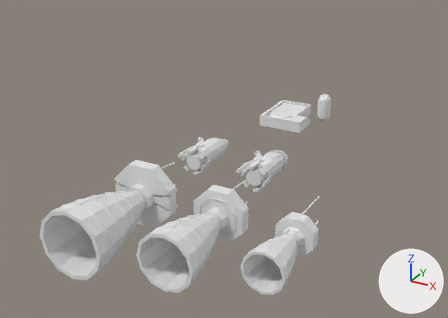
The Blender file Assets/BlenerFiles/Placeables.blend, before and after one commit.
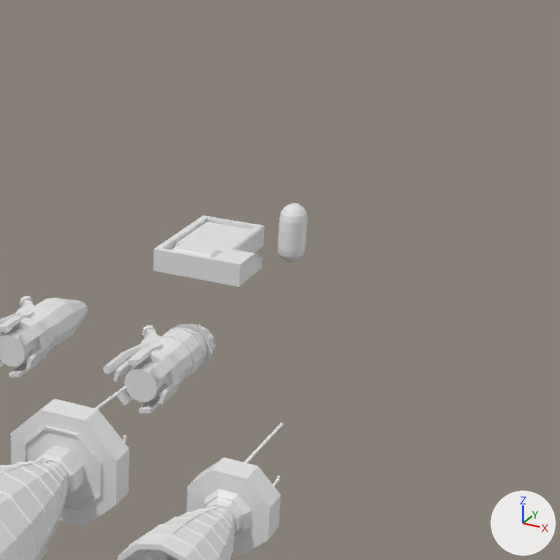
Each version appears first whole from a camera (50 mm lens) standing at (16.5, -59.0, 15.3) and looking at (-3.3, -22.9, -2.7), and next in a close-up on the part from 42% to 100% of the width and 0% to 82% of the height. Arrows for +X, +Y and +Z are at lower right; the lights stay in place.

In view in the first close-up: 'Bed 1', 'Cylinder', 'MK1 Fuel Injector', 'MK2 Fuel Injector', 'Orion Medium Engine Bell', 'Orion Small Engine Bell '.
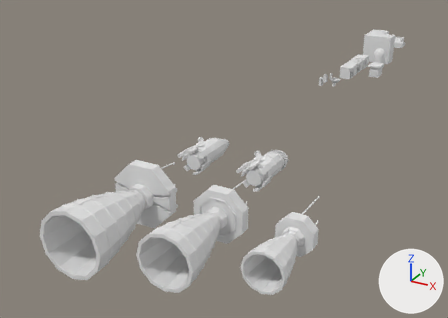
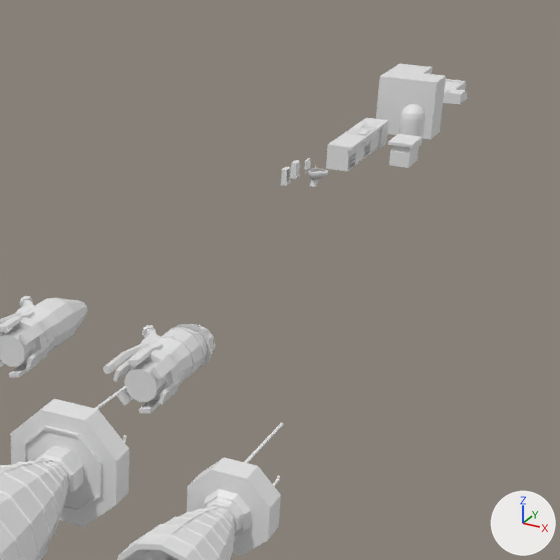
Where the newer file only moved an object's origin or applied its transform, the numbers keep the older frame.

Patch to the scene script:
```diff
--- a/Assets/BlenerFiles/Placeables.blend.py
+++ b/Assets/BlenerFiles/Placeables.blend.py
@@ me_cube_001 @@
 me_cube_001.from_pydata(...)  # 105 vertices, 98 faces; spans x -1.5..2.5, y -2.5..2.8, z 0.0..1.0
 # used by ob_bed_1; location = (0.13, -20.11, 0.0); scale = (0.75, 0.75, 0.75)
+# me_cube_001 part 1: the whole mesh is scaled about its middle by (0.666, 0.754, 0.667), then moved by (0.66, 35.99, -0.17)
@@ ob_cylinder @@
 ob_cylinder = bpy.data.objects.new('Cylinder', me_cylinder)
-ob_cylinder.location = (2.58, -18.94, 0.97)
+ob_cylinder.location = (2.18, -3.65, 0.97)
+ob_cylinder.scale = (1.12, 1.0, 1.0)
@@ ob_cabinet_2 @@
+ob_cabinet_2 = bpy.data.objects.new('Cabinet 2', me_cube_006)  # 50 vertices, 32 faces; spans x 0.0..0.253, y -0.2..0.2, z -0.3..0.3
+ob_cabinet_2.location = (0.0, -13.0, 1.0)
@@ ob_cabinet_1 @@
+ob_cabinet_1 = bpy.data.objects.new('Cabinet 1', me_cube_010)  # 42 vertices, 39 faces; spans x 0.0..0.253, y -0.2..0.2, z -0.3..0.3
+ob_cabinet_1.location = (0.0, -12.0, 1.0)
@@ ob_shitter @@
+ob_shitter = bpy.data.objects.new('Shitter', me_circle)  # 1063 vertices, 1009 faces; spans x -0.5..0.408, y -0.313..0.483, z 0.0..1.023
+ob_shitter.location = (0.5, -10.5, 0.0)
@@ ob_kitchen_counter_island_end @@
+ob_kitchen_counter_island_end = bpy.data.objects.new('Kitchen counter island end', me_cube_009)  # 40 vertices, 38 faces; spans x -0.5..0.5, y 0.097..0.5, z 0.0..1.0
+ob_kitchen_counter_island_end.location = (2.5, -6.5, 0.0)
@@ ob_kitchen_counter_island @@
+ob_kitchen_counter_island = bpy.data.objects.new('Kitchen counter island', me_cube_008)  # 64 vertices, 62 faces; spans x -0.5..0.5, y -0.5..0.5, z 0.0..1.0
+ob_kitchen_counter_island.location = (2.5, -5.5, 0.0)
@@ ob_kitchen_counter_corner @@
+ob_kitchen_counter_corner = bpy.data.objects.new('Kitchen counter corner', me_cube_007)  # 96 vertices, 81 faces; spans x -0.5..0.5, y -0.5..0.5, z 0.0..1.0
+ob_kitchen_counter_corner.location = (0.5, -3.5, 0.0)
+ob_kitchen_counter_corner.rotation_euler = (0.0, 0.0, -1.571)  # degrees (0, 0, -90)
@@ ob_kitchen_counter_open_shelves @@
+ob_kitchen_counter_open_shelves = bpy.data.objects.new('Kitchen counter open shelves', me_cube_005)  # 52 vertices, 54 faces; spans x -0.5..0.5, y -0.5..0.5, z 0.0..1.0
+ob_kitchen_counter_open_shelves.location = (0.5, -7.5, 0.0)
@@ ob_kitchen_counter_washer @@
+ob_kitchen_counter_washer = bpy.data.objects.new('Kitchen counter washer', me_cube_004)  # 193 vertices, 187 faces; spans x -0.5..0.5, y -0.5..0.5, z 0.0..1.194
+ob_kitchen_counter_washer.location = (0.5, -4.5, 0.0)
@@ ob_kitchen_counter_cooker @@
+ob_kitchen_counter_cooker = bpy.data.objects.new('Kitchen counter cooker', me_cube_003)  # 301 vertices, 267 faces; spans x -0.5..0.5, y -0.5..0.5, z 0.0..1.073
+ob_kitchen_counter_cooker.location = (0.5, -5.5, 0.0)
@@ ob_kitchen_counter @@
+ob_kitchen_counter = bpy.data.objects.new('Kitchen counter', me_cube_002)  # 52 vertices, 50 faces; spans x -0.5..0.5, y -0.5..0.5, z 0.0..1.0
+ob_kitchen_counter.location = (0.5, -6.5, 0.0)
@@ ob_bed_2 @@
+ob_bed_2 = bpy.data.objects.new('Bed 2', me_cube)  # 151 vertices, 149 faces; spans x -0.75..1.75, y -1.5..1.5, z 0.0..2.5
+ob_bed_2.location = (0.75, 0.0, 0.0)
```

What differs and where, as boxes [x1, y1, x2, y2] in the close-ups (560 x 560 px):
'Bed 1', mesh rescaled
    before: [153, 216, 265, 287]
    after: [443, 79, 468, 105]
'Bed 2', added
    after: [376, 64, 446, 139]
'Cylinder', moved, rescaled
    before: [278, 203, 308, 262]
    after: [399, 104, 425, 147]
'Kitchen counter open shelves', added
    after: [326, 139, 360, 172]
'Kitchen counter island end', added
    after: [388, 139, 415, 168]
'Kitchen counter corner', added
    after: [359, 118, 389, 148]
'Kitchen counter', added
    after: [336, 133, 367, 165]
'Shitter', added
    after: [304, 158, 328, 187]
'Kitchen counter cooker', added
    after: [345, 128, 375, 159]
'Kitchen counter island', added
    after: [392, 134, 422, 165]
'Kitchen counter washer', added
    after: [352, 122, 382, 154]
'Cabinet 1', added
    after: [290, 160, 300, 179]
'Cabinet 2', added
    after: [281, 167, 291, 186]
